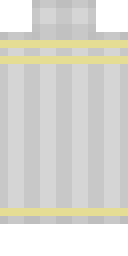
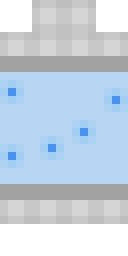
Revision of a layered 128 × 256 image; what changed, layer by layer:
added layer "Layer 11" (60%) above "Layer 10" over [8, 88, 120, 160]
added layer "Layer 10" above "Layer 9" over [0, 56, 128, 200]
hid "Layer 9" over [0, 40, 128, 216]
